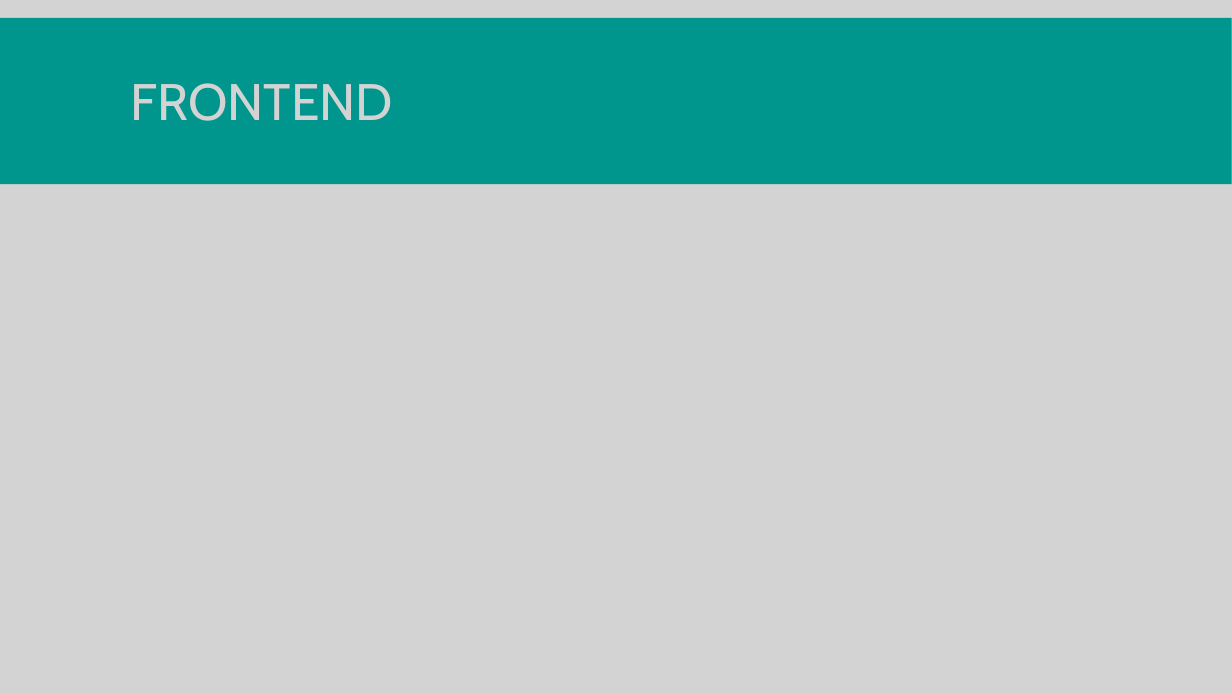
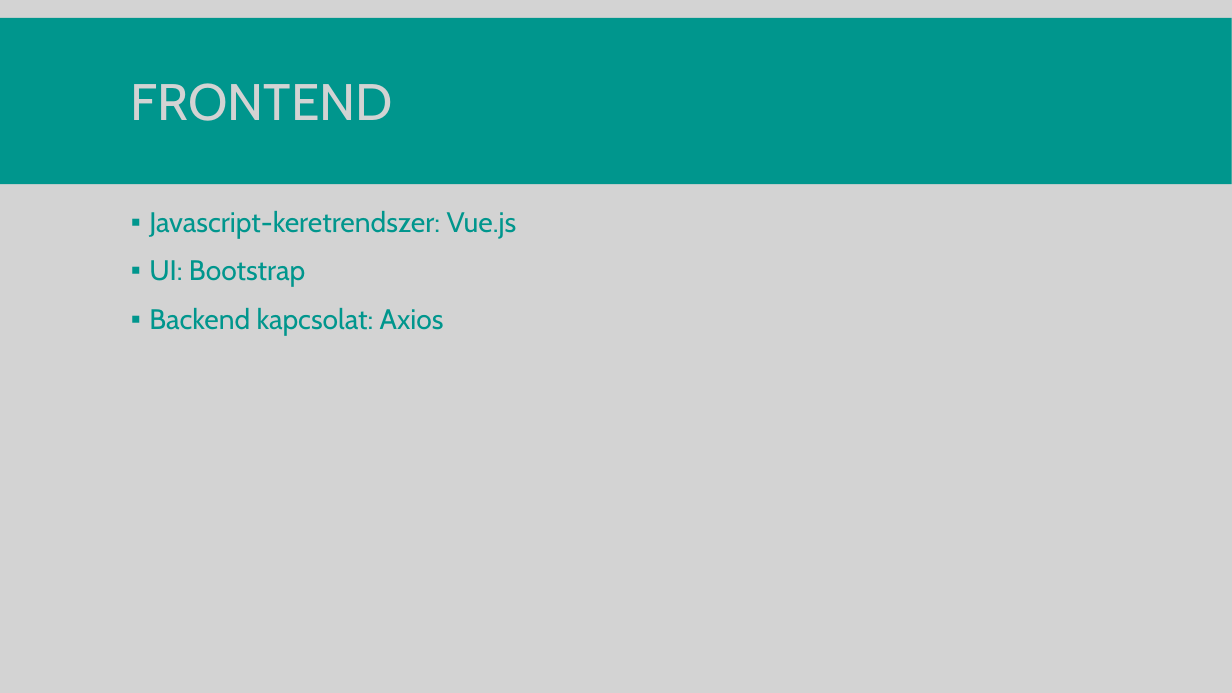
Before and after one commit to Decse1/13_S1_7_vizsgaremek, a slide deck: slide 8 of szerkesztendo_dokumentumok/prezentacio_REKA.pptx. Drawn at 1232x693 pixels with LibreOffice and Linux fonts; fonts in the diff are those of the drawing. Boxes give left, top, right and bottom in pixels: in the first picture for what was removed or moved away, otherwise in the second. Text is boxed around its words. In the diff, an @@ line names an element or a change of style, - is before the commit and + after.

```diff
--- a/szerkesztendo_dokumentumok/prezentacio_REKA.pptx
+++ b/szerkesztendo_dokumentumok/prezentacio_REKA.pptx
@@ text added at bbox=[149, 211, 517, 335], 22 pt, text #00968D @@
+▪ Javascript-keretrendszer: Vue.js
+▪ UI: Bootstrap
+▪ Backend kapcsolat: Axios
```
Also in this commit, not shown: 5 other slides changed, 3 other files.
